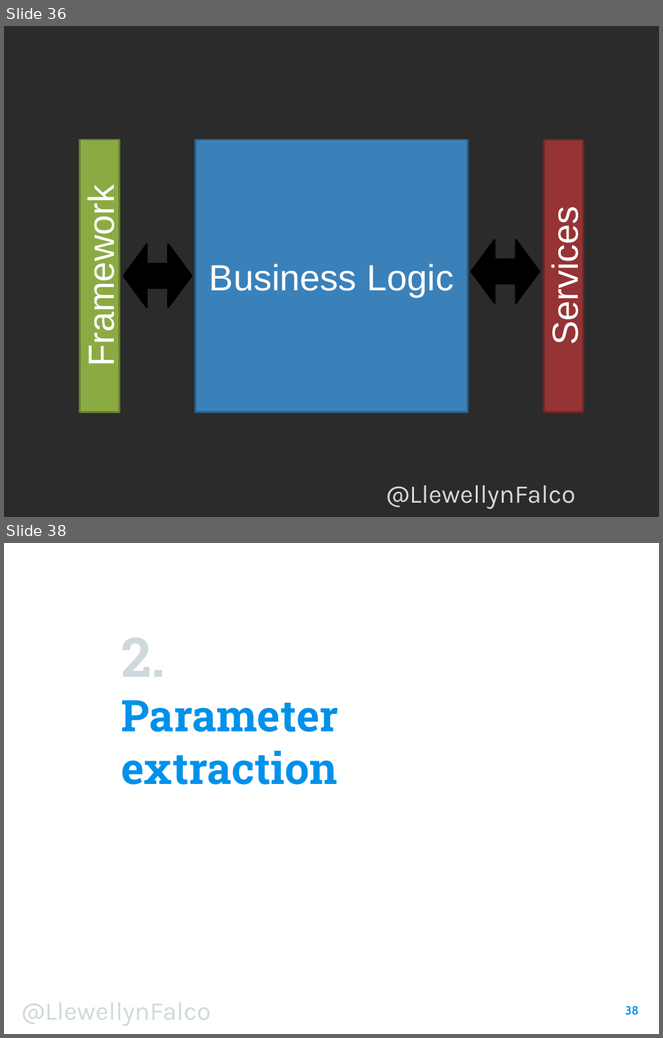
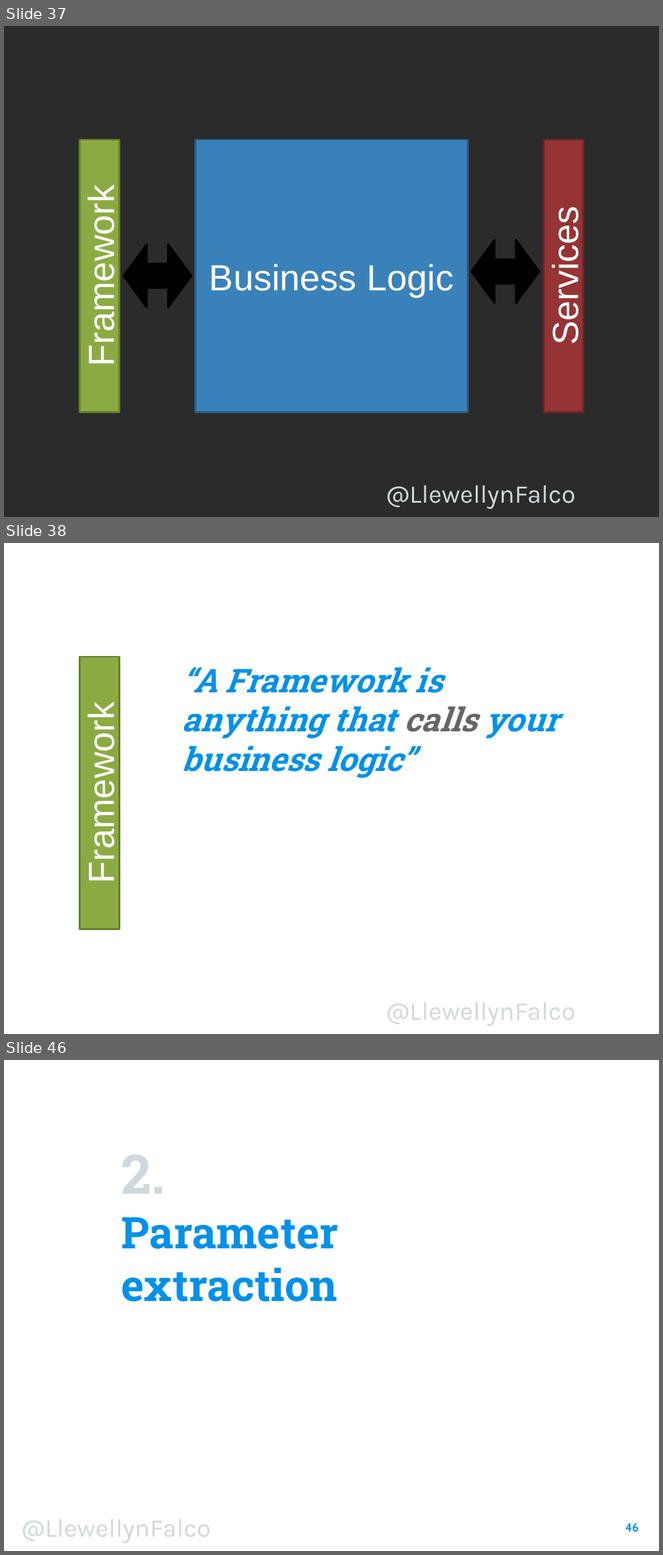
Before and after one commit to isidore/Talk-AvoidingLockIn, a slide deck: Avoiding Lock-In.pptx. Shown one above the other, each under a label of ours: slides 36 and 38 before the commit, slides 37, 38 and 46 after it; the slides between them are not shown. The pictures are 663x1038 and 663x1555 pixels, drawn with LibreOffice and Linux fonts; fonts in the diff are those of the drawing; background and template pictures are left out; a plain dark background stands for a picture behind light text. Boxes give left, top, right and bottom in pixels: in the first picture for what was removed or moved away, otherwise in the second. Text is boxed around its words. In the diff, an @@ line names an element or a change of style, - is before the commit and + after.

Commit message:
FrameWorks

```diff
--- a/Avoiding Lock-In.pptx
+++ b/Avoiding Lock-In.pptx
@@ slide 38 added at [4, 543, 659, 1034], background picture (left out); not listed: 1 template element that a slide beside it also shows @@
@@ rectangle added at [79, 657, 119, 930], fill #8BAB42, outline #677F31 2 pt, 40 pt, text #FFFFFF @@
+Framework
@@ text added at [182, 667, 558, 778], 36 pt, text #0091EA, bold, italic @@
+“A Framework is anything that calls your business logic”
@@ what was slide 36 is now slide 37 @@
@@ what was slide 38 is now slide 46 @@
@@ page number at [625, 1523, 639, 1533]: text changed @@
-38
+46
```
Also in this commit, not shown: 3 slides changed, 7 other slides added, 1 other file.
